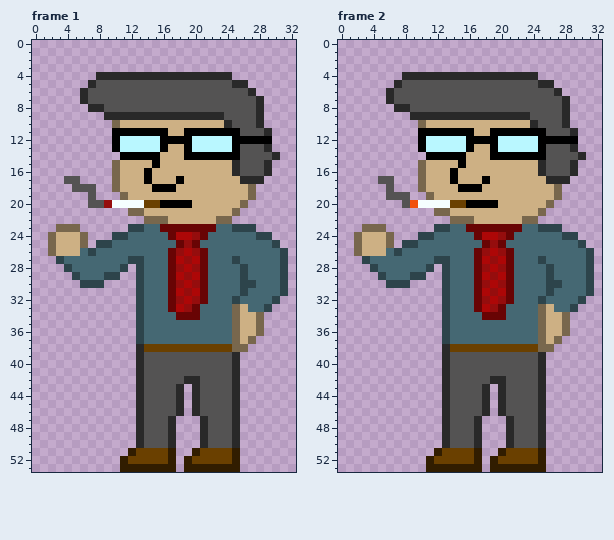
Two versions of one pixel-art file, WIP/Bozzie2_2.aseprite. This is how it looked before the edit.
33x54 pixels, 3 frames. Shown: frame 1, frame 2. The commit also changed other frames, which this record leaves out.
The result:
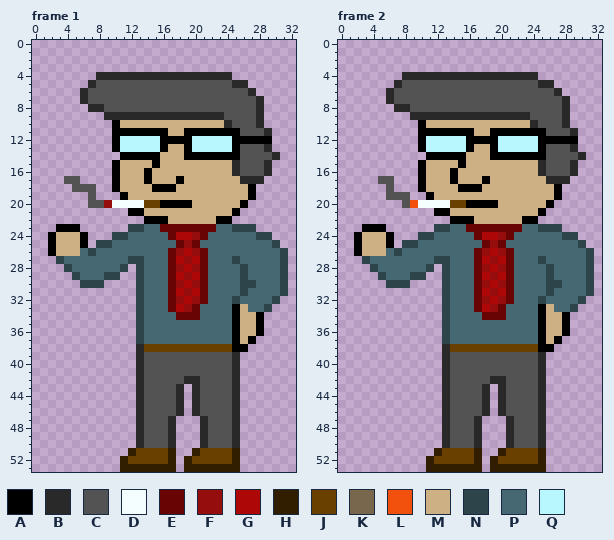
Palette (. is transparent): A #000000  B #292929  C #545353  D #f5feff  E #680404  F #950d0d  G #ad0707  H #311d00  J #6a4000  K #78674d  L #f1500d  M #cdb084  N #2d444b  P #456873  Q #b9f7ff
The exact change:
--- frame 1
@@ x 8..12 @@
  9 .BBBB
-10 ..KMM
+10 ..AMM
 11 ..AAA
@@ x 0..32 @@
 14 ...........AAAAAMMMAAAAAAACCCCB..
-15 ..........KMMMMAMMMMMMMMMBCCCB...
-16 ..........KMMMAMMMMMMMMMMBCCCB...
-17 ....CC....KMMMAMMMAMMMMMMMBBB....
-18 .....CCC..KMMMMAAAMMMMMMMMMK.....
-19 .......C...KMMMMMMMMMMMMMMMK.....
-20 .......CCFDDDDJJAAAAMMMMMMK......
-21 ............KKMMMMMMMMMMMK.......
-22 ..............KKKMMMMMMKK........
-23 ...KKK......NNPPEEEEEEEPPNNN.....
-24 ..KMMMK...NNPPPPPEGGFEPPPPPPNN...
-25 ..KMMMK.NNPPPPPPPPEFEPPPPPPPPPN..
-26 ..KMMMPNPPPPPPPPPEFGFEPPPPPPPPPN.
+15 ..........AMMMMAMMMMMMMMMBCCCB...
+16 ..........AMMMAMMMMMMMMMMBCCCB...
+17 ....CC....AMMMAMMMAMMMMMMMBBB....
+18 .....CCC..AMMMMAAAMMMMMMMMMA.....
+19 .......C...AMMMMMMMMMMMMMMMA.....
+20 .......CCFDDDDJJAAAAMMMMMMA......
+21 ............AAMMMMMMMMMMMA.......
+22 ..............AAAMMMMMMAA........
+23 ...AAA......NNPPEEEEEEEPPNNN.....
+24 ..AMMMA...NNPPPPPEGGFEPPPPPPNN...
+25 ..AMMMA.NNPPPPPPPPEFEPPPPPPPPPN..
+26 ..AMMMPNPPPPPPPPPEFGFEPPPPPPPPPN.
 27 ...NPPPPPPPPNNPPPEGFGEPPPNPPPPPN.
@@ x 23..30 @@
 32 PPNPPPPN
-33 PPKMPPN.
-34 PPKMMK..
-35 PPKMMK..
-36 PPKMMK..
-37 PPKMK...
-38 JJKK....
+33 PPAMPPN.
+34 PPAMMA..
+35 PPAMMA..
+36 PPAMMA..
+37 PPAMA...
+38 JJAA....
 39 CCB.....
--- frame 2
@@ x 8..12 @@
  9 .BBBB
-10 ..KMM
+10 ..AMM
 11 ..AAA
@@ x 0..32 @@
 14 ...........AAAAAMMMAAAAAAACCCCB..
-15 ..........KMMMMAMMMMMMMMMBCCCB...
-16 ..........KMMMAMMMMMMMMMMBCCCB...
-17 .....CC...KMMMAMMMAMMMMMMMBBB....
-18 ......C...KMMMMAAAMMMMMMMMMK.....
-19 ......CCC..KMMMMMMMMMMMMMMMK.....
-20 ........CLDDDDJJAAAAMMMMMMK......
-21 ............KKMMMMMMMMMMMK.......
-22 ..............KKKMMMMMMKK........
-23 ...KKK......NNPPEEEEEEEPPNNN.....
-24 ..KMMMK...NNPPPPPEGGFEPPPPPPNN...
-25 ..KMMMK.NNPPPPPPPPEFEPPPPPPPPPN..
-26 ..KMMMPNPPPPPPPPPEFGFEPPPPPPPPPN.
+15 ..........AMMMMAMMMMMMMMMBCCCB...
+16 ..........AMMMAMMMMMMMMMMBCCCB...
+17 .....CC...AMMMAMMMAMMMMMMMBBB....
+18 ......C...AMMMMAAAMMMMMMMMMA.....
+19 ......CCC..AMMMMMMMMMMMMMMMA.....
+20 ........CLDDDDJJAAAAMMMMMMA......
+21 ............AAMMMMMMMMMMMA.......
+22 ..............AAAMMMMMMAA........
+23 ...AAA......NNPPEEEEEEEPPNNN.....
+24 ..AMMMA...NNPPPPPEGGFEPPPPPPNN...
+25 ..AMMMA.NNPPPPPPPPEFEPPPPPPPPPN..
+26 ..AMMMPNPPPPPPPPPEFGFEPPPPPPPPPN.
 27 ...NPPPPPPPPNNPPPEGFGEPPPNPPPPPN.
@@ x 23..30 @@
 32 PPNPPPPN
-33 PPKMPPN.
-34 PPKMMK..
-35 PPKMMK..
-36 PPKMMK..
-37 PPKMK...
-38 JJKK....
+33 PPAMPPN.
+34 PPAMMA..
+35 PPAMMA..
+36 PPAMMA..
+37 PPAMA...
+38 JJAA....
 39 CCB.....
